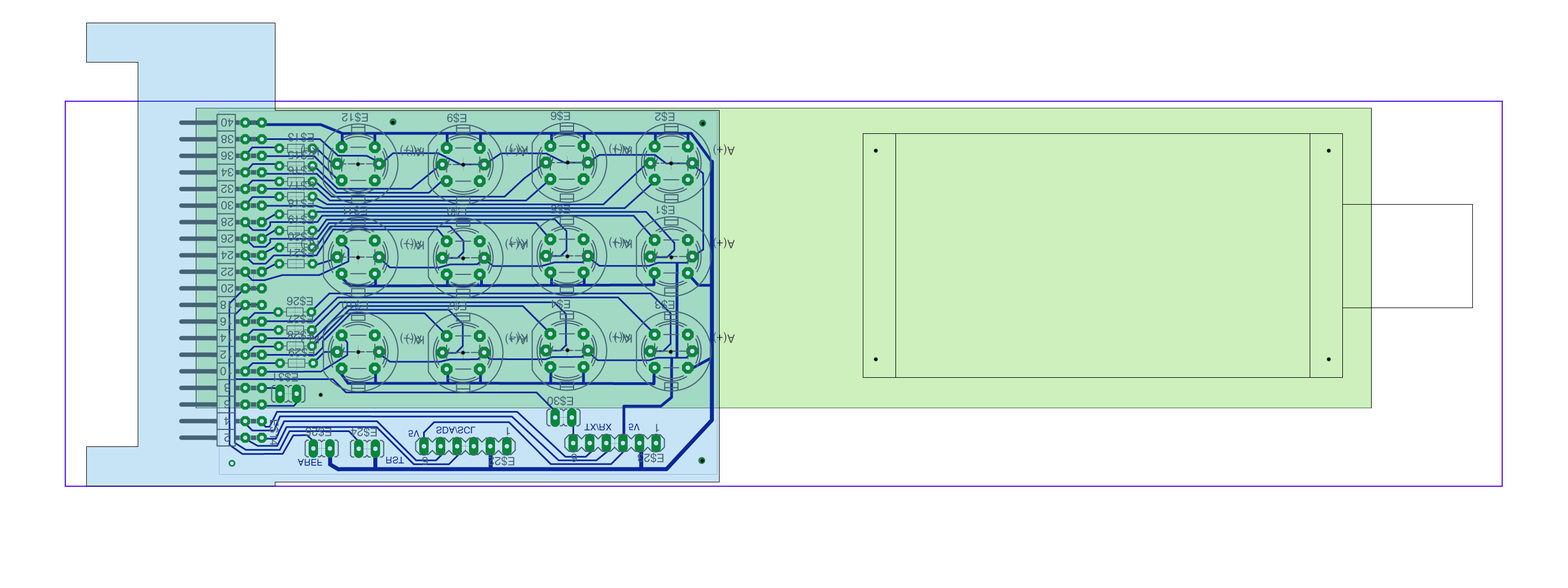
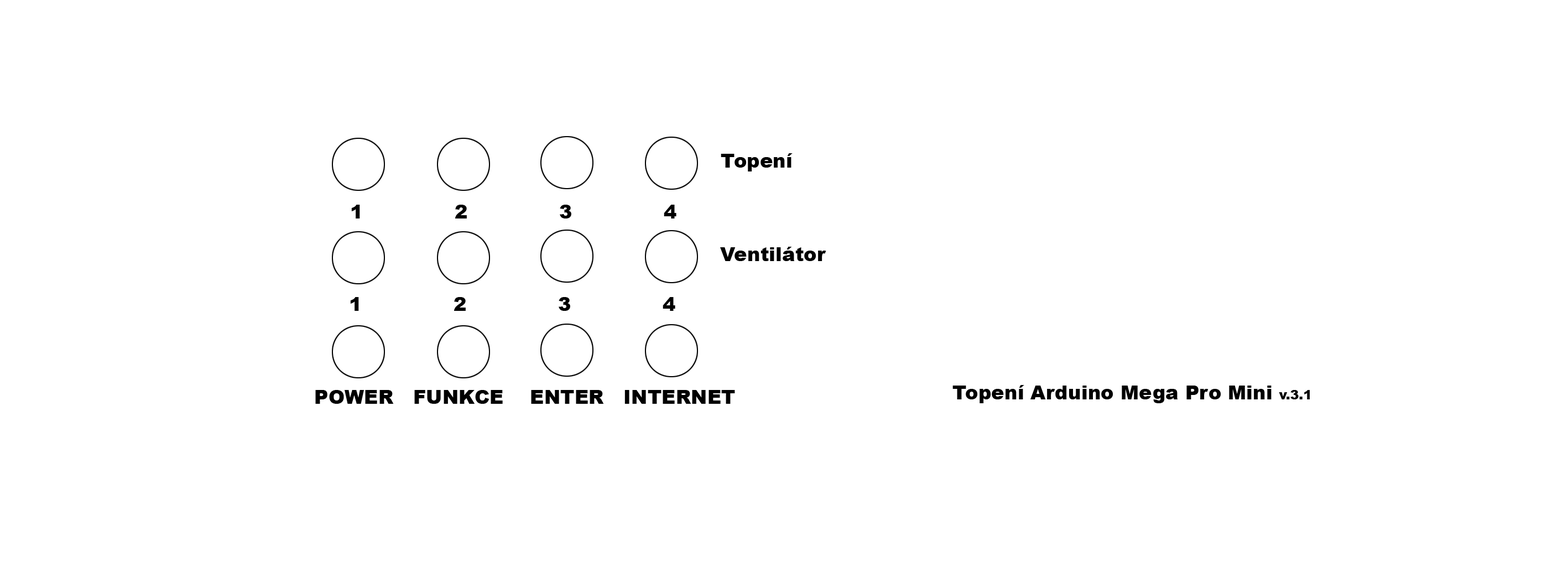
The second (1568, 588) image is a revision of the first. Changes to its layers:
added group "Popisek" with 9 layers above "Displej" over [64, 22, 1503, 487]
added layer "Layer 20" in group "Popisek" over [331, 136, 698, 379]
added layer "POWER FUNKCE ENTER INTERNET" in group "Popisek" over [315, 389, 736, 404]
added layer "Topení" in group "Popisek" over [720, 153, 793, 172]
added layer "Ventilátor" in group "Popisek" over [720, 246, 827, 262]
added layer "1 2 3 4" (1st of 2, in "Popisek") in group "Popisek" over [350, 297, 676, 311]
added layer "1 2 3 4" (2nd of 2, in "Popisek") in group "Popisek" over [351, 204, 677, 219]
added layer "Topení Arduino Mega Pro Mini v.3.1" in group "Popisek" over [952, 384, 1310, 404]
added layer "Layer 13" in group "Popisek" over [64, 22, 1503, 487]
